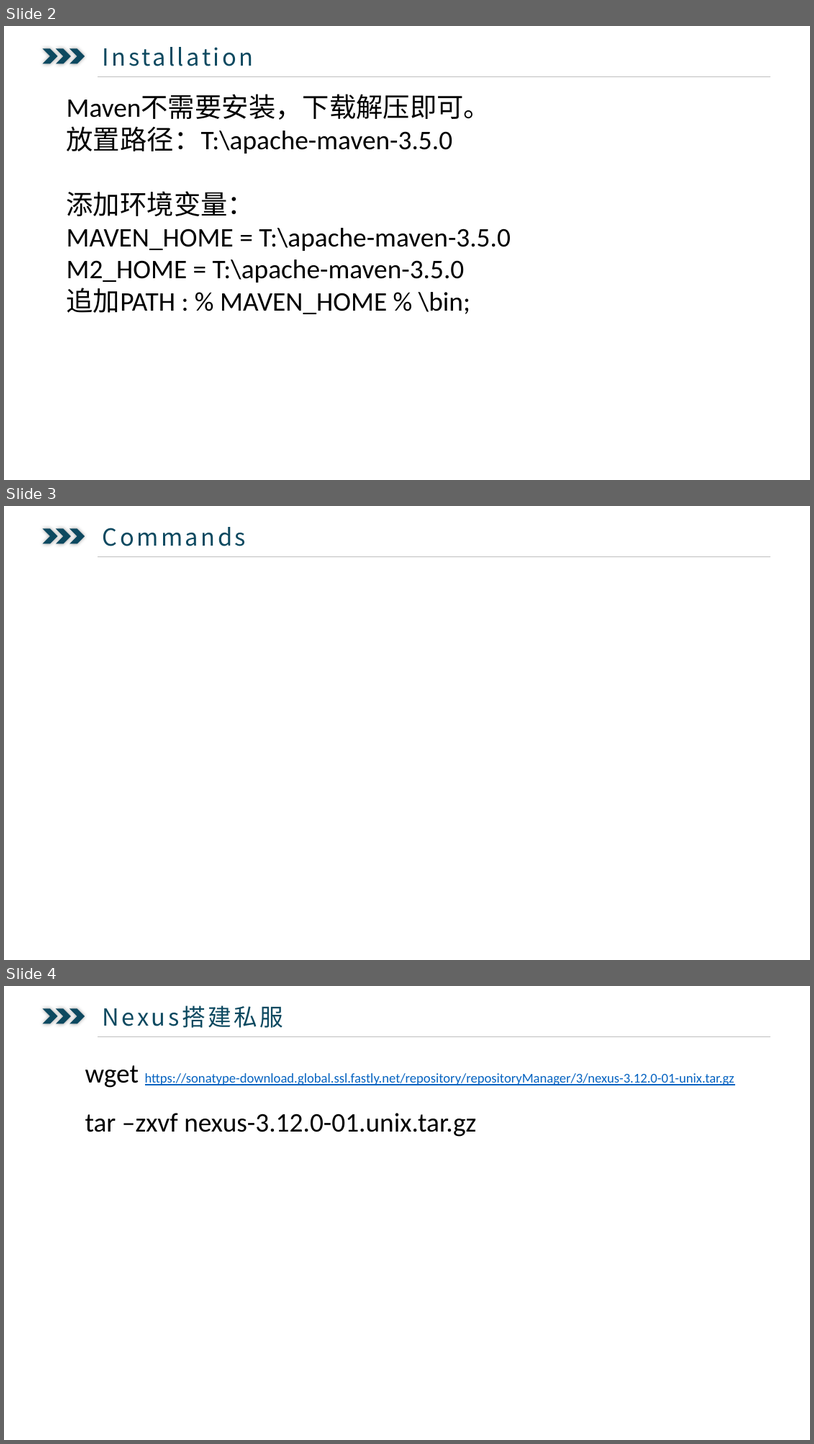
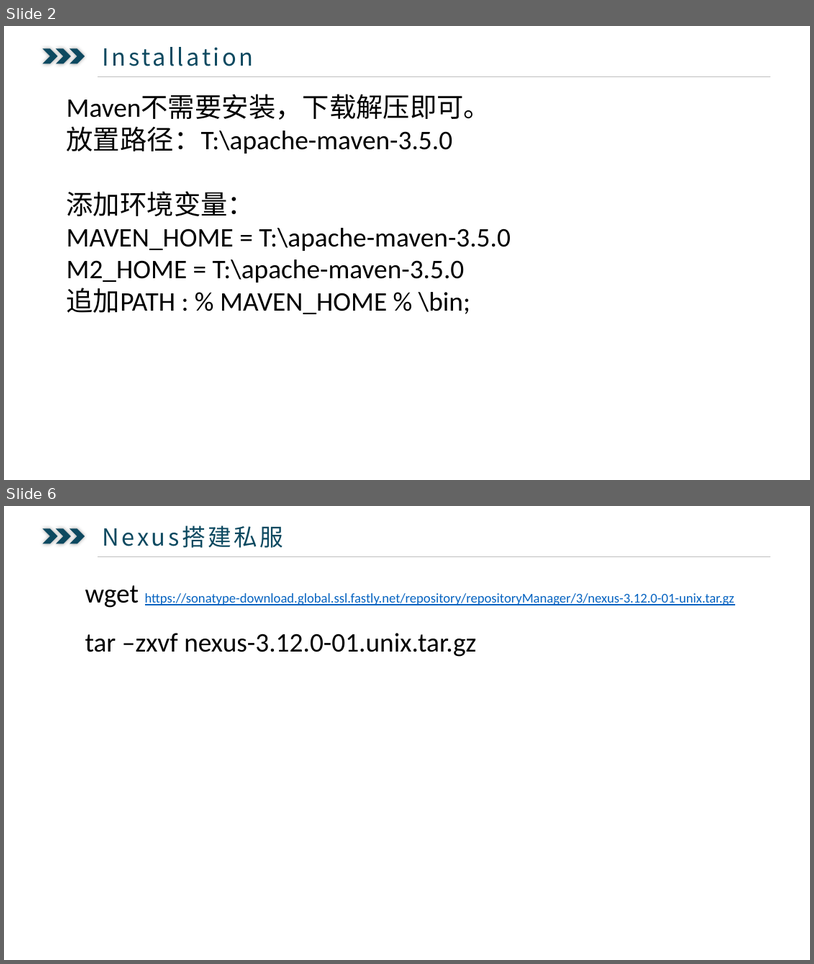
Before and after one commit to ysglyl/ppts, a slide deck: maven.pptx. Shown one above the other, each under a label of ours: slides 2, 3 and 4 before the commit, slides 2 and 6 after it; the slides between them are not shown. The pictures are 814x1444 and 814x964 pixels, drawn with LibreOffice and Linux fonts; fonts in the diff are those of the drawing. Boxes give left, top, right and bottom in pixels: in the first picture for what was removed or moved away, otherwise in the second. Text is boxed around its words. In the diff, an @@ line names an element or a change of style, - is before the commit and + after.

```diff
--- a/maven.pptx
+++ b/maven.pptx
@@ slide 3 removed at (4,506,810,960), background #FFFFFF @@
@@ text removed at (103,527,246,546) @@
-  Commands
@@ chevron removed at (43,528,58,543) @@
@@ chevron removed at (56,528,71,543) @@
@@ chevron removed at (70,528,85,543) @@
@@ line removed from (98, 556) to (771, 556) @@
@@ what was slide 4 is now slide 6 @@
```
Also in this commit, not shown: 3 slides added, 3 other files.
